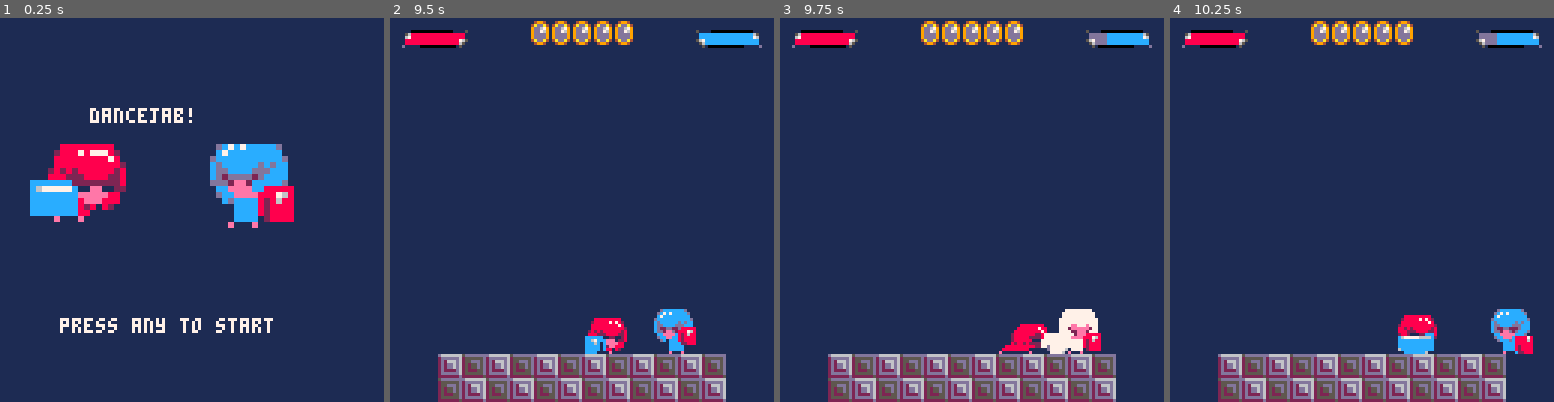
Above: before the commit, frames 1-4 (left to right).
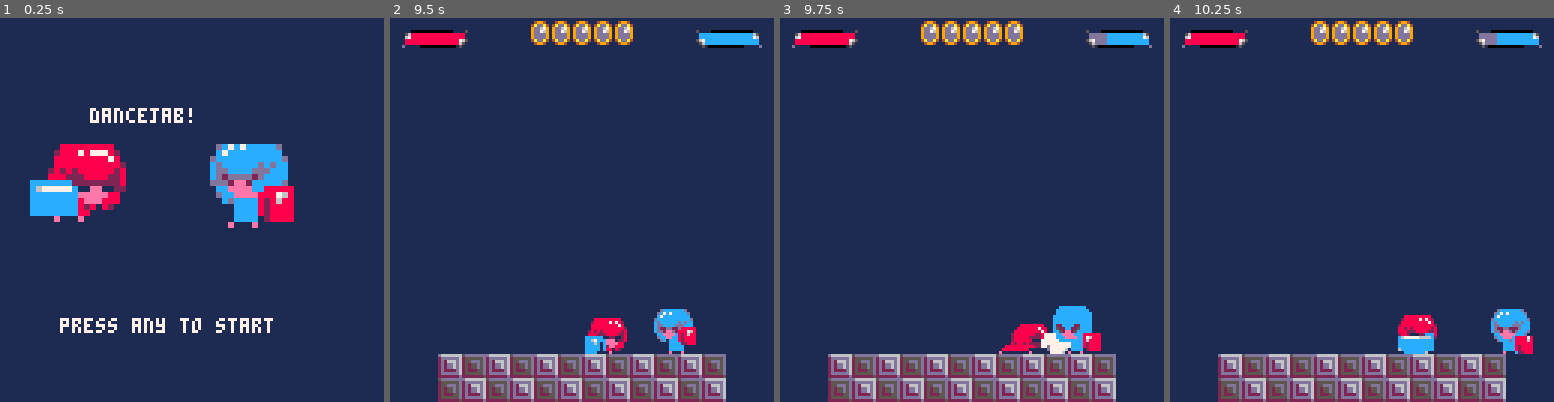
Above: after the commit, the same moments.

Repository: davidjtferguson/dancejab
Game: PICO-8 cartridge jab.p8
The game is run twice, just before and just after one commit, with the same random seed, the same clock (stepped at 60 frames per second) and the same inputs.
Inputs:
- Up to frame 1 (0.25 s): no input
- Up to frame 2 (9.5 s): tap X (X key) at 0.33, 1.07, 1.85, 2.97, 4.08, 5.2, 6.32, 7.43, 8.55 s; tap O (Z key) at 0.7, 1.7, 2.1, 2.5, 2.9, 3.3, 3.7, 4.1, 4.5, 4.9, 5.3, 5.7, 6.1, 6.5, 6.9, 7.3, 7.7, 8.1, 8.5, 8.9, 9.3 s; hold Right 1.6-2.1 s; hold Up 2.15-2.42 s; hold Right 2.47-3.03 s; hold Left 3.08-3.58 s; hold Down 3.63-3.97 s; hold Right 4.02-4.68 s; hold Up 4.73-5.03 s; hold Left 5.08-5.68 s; hold Down 5.73-6.03 s; hold Right 6.08-6.58 s; hold Right 6.63-7.13 s; hold Up 7.18-7.45 s; hold Right 7.5-8.07 s; hold Left 8.12-8.62 s; hold Down 8.67-9 s; hold Right from 9.05 s (still down)
- Up to frame 3 (9.75 s): tap X (X key) at 9.67 s; tap O (Z key) at 9.7 s; release Right at 9.72 s
- Up to frame 4 (10.25 s): hold Up 9.77-10.07 s; tap O (Z key) at 10.1 s; hold Left from 10.12 s (still down)

Frames 1-2 are identical in both runs. In frame 3, 1.0% of the frame differs, in the area x 71-83%, y 75-87%; in frame 4, nothing differs.

Commit message:
updated hitstun sprite, menu music and SFXs

Diff:
--- a/jab.p8
+++ b/jab.p8
@@ -1009,21 +1009,21 @@
 2522255dccccccccbb56bbbbbbbbbbbbbbbbbb1bbbbccc1c88bbbbbbbbbbcccc1c8bbbbbbbbbbbbbb9dddd9bbbbbbbbb0000bbbbbbbbbbb005bb5000670b0660
 2555555dccccccccbbb5100000000000011111dbbbbcc11b88bbbbbbbbbbccc1188bbbbbbbbbbbbbb4adda4bbbbbbbbbbbbbbbbbbbbbbbbbbbbbbbbb000b5005
 22222225ccccccccbbbbbbbbbbbbbbbbbbbbbbbbbbbbbbebbbebbbbbbbbbbbebbbebbbbbbbbbbbbbbb4994bbbbbbbbbbbbbbbbbbbbbbbbbbbbbbbbbbbbbbbbbb
-2222f222ddddddddbbbbbbbbbbbbbbbbbbbbbbbbbbbbbbbbbbbbbbbbbbbbbbbbbbbbbbbbb0000bbbbb000bbbbbb000bbbbbbbbbbbbbbbbbbbbbbbbbbbbbbbbbb
-2ffffff2d111111dbbb777777777bbbbbbbbbbbbbbbbbbbbbbbbbbbbbbbbbbbbbbbbbbbb067770bbb07770bbbb0670bbbbbbbbbbbbbbbbbbbbbbbbbbbbbbbbbb
-2ffffff2d6dddd1dbb77777777777bbbbbbbbbbbbbbbbbbbbbbbbbbbbbbbbbbbbbbbbbbb0777770b0677770bb06770bbbbbbbbbbbbbbbbbbbbbbbbbbbbbbbbbb
-fffffff2d6d11d1dbb77777777777bbbbbbbbbbbbbbbbbbbbbbbbbbbbbbbbbbbbbbbbbbbb005670b0770770bbb0770bbbbbbbbbbbbbbbbbbbbbbbb88888888bb
-2fffffffd6d61d1db7777777777777bbbbbbbbbbbbbbb8888888888bbb28888888888bbbb066770bb007770bbb0770bbbbbb888888888bbbbbbbb2888888782b
-fffffff2d6dddd1db7777777777777bbbbbbbbbbbbbb888887877782bb888887777888bbb005670bb06750bbbb0770bbbbb28888878782bbbbbb88888888878b
-2ffffff2d666661db777e777ee7777bbbbbbbbbbbbb8888888888878b88888888887888b0677770b0677770bbb0770bbbbb88888888878bbbbbb888888888882
-2222f222ddddddddb771eeeeee1777bbbbbbbbbbbbb8888888888888b88828888882888b0777770b0777770bbb0670bbbbb888888888882bbbb2888888222888
-dddddd1dd6ddddddb7771eee117777bbbbbbbbbbbbb8282888888882b88222888822288b000000bb0000000bbb0000bbbb2828288888828bbbb2888882211888
-d11111111d66661dccccceee17777bbbcccccbbbccccccc222222222b88211111111188bbbbbbbbbbbbbbbbbbbbbbbbbbb8882228888228bbbb2888888221eeb
-d6dddd1dd611116dc67ccceeee777bbbccc67cbbcc67777c11111111b88cccccccccc88bbbbbbbbbbbbbbbbbbbbbbbbbbcccccc11221128bbbbb28828222226c
-d6d11d1dd61dd16dcc6c1c777777bbbbcc76ccbbcccccccc8eeeee88b88c777777ccc88bbbbbbbbbbbbbbbbbbbbbbbbbbcc67ccceee1228bbbbbb888888886cc
-d6d61d1dd616d16dcccc1c7777bbbbbbccccccbbcccccccc88eee888b88cccccccccc88bbbbbbbbbbbbbbbbbbbbbbbbbbccc6c1ceeee88bbbbbb2888888886cc
-d6dddd1dd611116dcccc1c7777bbbbbb1cccccbbcccccccc2828b82bbb8cccccccccc8bbbbbbbbbbbbbbbbbbbbbbbbbbbccccc1c2ee888bbbbb88888888816dc
-6d66661dd16666d6cccc1b7777bbbbbb1ccccdbbcccccccc888bbbbbbbbcccccccccc8bbbbbbbbbbbbbbbbbbbbbbbbbbbccccc1c88b82bbbbb28888888bbbb6d
+2222f222ddddddddbbbbb888888888bbbbbbbbbbbbbbbbbbbbbbbbbbbbbbbbbbbbbbbbbbb0000bbbbb000bbbbbb000bbbbbbbbbbbbbbbbbbbbbbbbbbbbbbbbbb
+2ffffff2d111111dbbbb88888888888bbbbbbbbbbbbbbbbbbbbbbbbbbbbbbbbbbbbbbbbb067770bbb07770bbbb0670bbbbbbbbbbbbbbbbbbbbbbbbbbbbbbbbbb
+2ffffff2d6dddd1dbbb888888888888bbbbbbbbbbbbbbbbbbbbbbbbbbbbbbbbbbbbbbbbb0777770b0677770bb06770bbbbbbbbbbbbbbbbbbbbbbbbbbbbbbbbbb
+fffffff2d6d11d1dbbb8888888888888bbbbbbbbbbbbbbbbbbbbbbbbbbbbbbbbbbbbbbbbb005670b0770770bbb0770bbbbbbbbbbbbbbbbbbbbbbbb88888888bb
+2fffffffd6d61d1dbbb8888888888888bbbbbbbbbbbbb8888888888bbb28888888888bbbb066770bb007770bbb0770bbbbbb888888888bbbbbbbb2888888782b
+fffffff2d6dddd1dbbb8888888888888bbbbbbbbbbbb888887877782bb888887777888bbb005670bb06750bbbb0770bbbbb28888878782bbbbbb88888888878b
+2ffffff2d666661dbbb8888118888118bbbbbbbbbbb8888888888878b88888888887888b0677770b0677770bbb0770bbbbb88888888878bbbbbb888888888882
+2222f222ddddddddbbb8888511881158bbbbbbbbbbb8888888888888b88828888882888b0777770b0777770bbb0670bbbbb888888888882bbbb2888888222888
+dddddd1dd6ddddddbbb8888851ee1588bbbbbbbbbbb8282888888882b88222888822288b000000bb0000000bbb0000bbbb2828288888828bbbb2888882211888
+d11111111d66661dcccccc888eeee88bcccccbbbccccccc222222222b88211111111188bbbbbbbbbbbbbbbbbbbbbbbbbbb8882228888228bbbb2888888221eeb
+d6dddd1dd611116dccc67c88eeee888bccc67cbbcc67777c11111111b88cccccccccc88bbbbbbbbbbbbbbbbbbbbbbbbbbcccccc11221128bbbbb28828222226c
+d6d11d1dd61dd16dcccc6c88888888bbcc76ccbbcccccccc8eeeee88b88c777777ccc88bbbbbbbbbbbbbbbbbbbbbbbbbbcc67ccceee1228bbbbbb888888886cc
+d6d61d1dd616d16dcccc1c8888bbbbbbccccccbbcccccccc88eee888b88cccccccccc88bbbbbbbbbbbbbbbbbbbbbbbbbbccc6c1ceeee88bbbbbb2888888886cc
+d6dddd1dd611116dcccc1c8888bbbbbb1cccccbbcccccccc2828b82bbb8cccccccccc8bbbbbbbbbbbbbbbbbbbbbbbbbbbccccc1c2ee888bbbbb88888888816dc
+6d66661dd16666d6cccc1b8888bbbbbb1ccccdbbcccccccc888bbbbbbbbcccccccccc8bbbbbbbbbbbbbbbbbbbbbbbbbbbccccc1c88b82bbbbb28888888bbbb6d
 d6dddddddddddd1dbbbbbbebbbebbbbbbcccdbbbbbbebbebbbbbbbbbbbbbbbbbbebbbbebbbbbbbbbbbbbbbbbbbbbbbbbbcccc11bbebbbbbbbebbbbbbbebbbbbb
 bbbbbbbbbbbbbbbbbbbbbbbbbbbbbbbbbbbb288888882bbbbbbbbbbbbbbbbbbbbbbbbbbbbbbbbbbbbbbbbbbbbbbbbbbbbbbbbbbbbbbbbbbbbbbbbbbbbbbbbbbb
 bbbbbbbbbbbbbbbbbbbbbbbbbbbbbbbbbbb28888878782bbbbbbbbbbbbbbbbbbbbbbbbbbbbbbbbbbbbbbbbbbbbbbbbbbbbbbbbbbbbbbbbbbbbbbbbbbbbbbbbbb
Not shown, changed: the music (__music__) section of jab.p8
Not shown, changed: the sound effects (__sfx__) section of jab.p8
